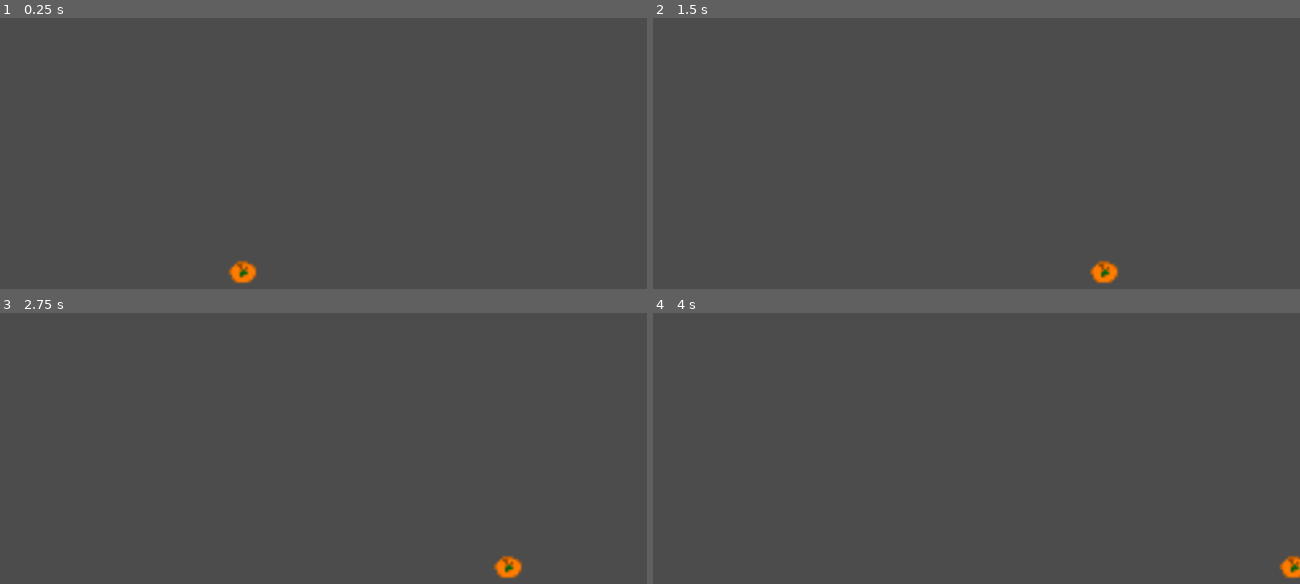
Above: before the commit, frames 1-4 (two rows, left to right).
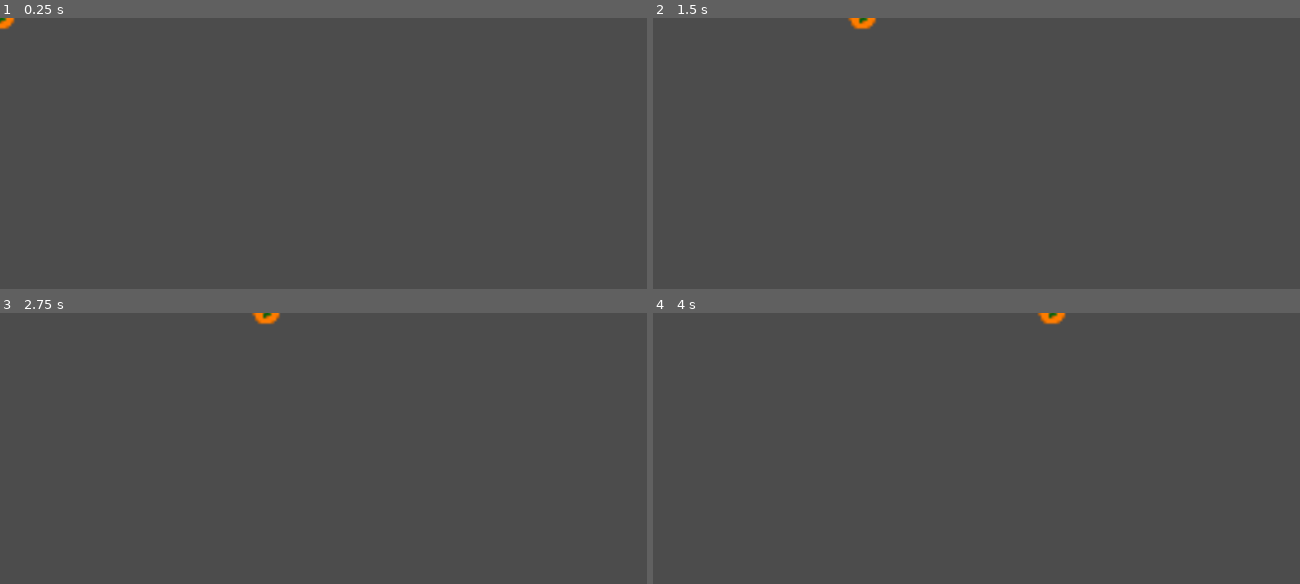
Above: after the commit, the same moments.

Repository: jdibble21/MJ-Spooky-Invaders
Game: Godot game, scene res://src/Player.tscn
Same seed, same stepped clock (60 frames per second), same inputs: the game is played once before the commit and once after it. The project has no main scene, so this scene is started directly.
Inputs:
- Up to frame 1 (0.25 s): no input
- Up to frame 2 (1.5 s): tap Enter at 0.5 s; hold Right (move_right) 0.53-1.28 s; hold Space (fire) 0.53-1.28 s; hold Left (move_left) from 1.28 s (still down); tap Space (fire) at 1.35 s
- Up to frame 3 (2.75 s): release Left (move_left) at 2.03 s; hold Right (move_right) from 2.03 s (still down); hold Space (fire) from 2.03 s (still down)
- Up to frame 4 (4 s): release Space (fire) at 2.78 s; tap Space (fire) at 2.85 s; release Right (move_right) at 3.53 s; hold Left (move_left) from 3.53 s (still down); hold Space (fire) from 3.53 s (still down)

The runs differ from the first frame. In frame 1, 0.4% of the frame differs, in the area x 0-40%, y 0-98%; in frame 2, 0.4%; in frame 3, 0.4%, in the area x 38-81%, y 0-98%; in frame 4, 0.4%.
Error before the commit: Invalid call. Nonexistent function 'instance' in base 'Nil'. (res://src/Player.gd:22)

Commit message:
Add player fire ability

Diff:
--- a/project/src/Player.gd
+++ b/project/src/Player.gd
@@ -1,16 +1,16 @@
+# Controls player input and firing of projectiles
 extends Area2D
 
-
+export (PackedScene) var Bullet
 export var velocity := 600
-export (PackedScene) var _projectile
 var _current_pos := Vector2()
 
 func _ready():
-	pass # Replace with function body.
+	position = Vector2(527.058,285.587)
 
 
 func _process(delta):
-	if Input.is_action_pressed("fire"):
+	if Input.is_action_just_pressed("fire"):
 		_fire()
 	if Input.is_action_pressed("move_left"):
 		_current_pos.x -= velocity * delta
@@ -18,7 +18,8 @@
 		_current_pos.x += velocity * delta
 	self.position = _current_pos
 
+
 func _fire():
-	var bullet = _projectile.instance()
-	var fire_coordinate = self.position
-	bullet.set_fire_position(fire_coordinate)
+	var b = Bullet.instance()
+	add_child(b)
+	b.transform = $Muzzle.global_transform
--- a/project/src/Player.tscn
+++ b/project/src/Player.tscn
@@ -1,23 +1,28 @@
-[gd_scene load_steps=4 format=2]
+[gd_scene load_steps=5 format=2]
 
 [ext_resource path="res://src/Player.gd" type="Script" id=1]
 [ext_resource path="res://assets/character_sprites/player_sprite.png" type="Texture" id=2]
+[ext_resource path="res://src/PlayerBullet.tscn" type="PackedScene" id=3]
 
 [sub_resource type="CircleShape2D" id=1]
-radius = 24.8484
+radius = 21.9054
 
 [node name="Player" type="Area2D"]
-position = Vector2( 120.908, 107.682 )
+position = Vector2( 221.81, 145.829 )
 script = ExtResource( 1 )
 __meta__ = {
 "_edit_group_": true
 }
+Bullet = ExtResource( 3 )
 
 [node name="Sprite" type="Sprite" parent="."]
-position = Vector2( 383.749, 402.477 )
+position = Vector2( 0.883514, 0.0111084 )
 scale = Vector2( 4.21721, 4.16442 )
 texture = ExtResource( 2 )
 
 [node name="CollisionShape2D" type="CollisionShape2D" parent="."]
-position = Vector2( 384.55, 404.132 )
+position = Vector2( 1.54195, -0.369354 )
 shape = SubResource( 1 )
+
+[node name="Muzzle" type="Position2D" parent="."]
+position = Vector2( 0.471954, -39.0809 )
--- a/project/src/PlayerBullet.gd
+++ b/project/src/PlayerBullet.gd
@@ -1,16 +1,12 @@
 extends Area2D
 
-export var velocity = 500
+const SPEED = 600
 
 var _vel := Vector2()
+var _x_coordinate = 0
 
 func _ready():
 	pass
 
-
-func _process(delta):
-	_vel.y -= velocity * delta
-	self.position = _vel
-
-func set_fire_position(start_position):
-	self.position = start_position
+func _physics_process(delta):
+	position += transform.y * -SPEED * delta
